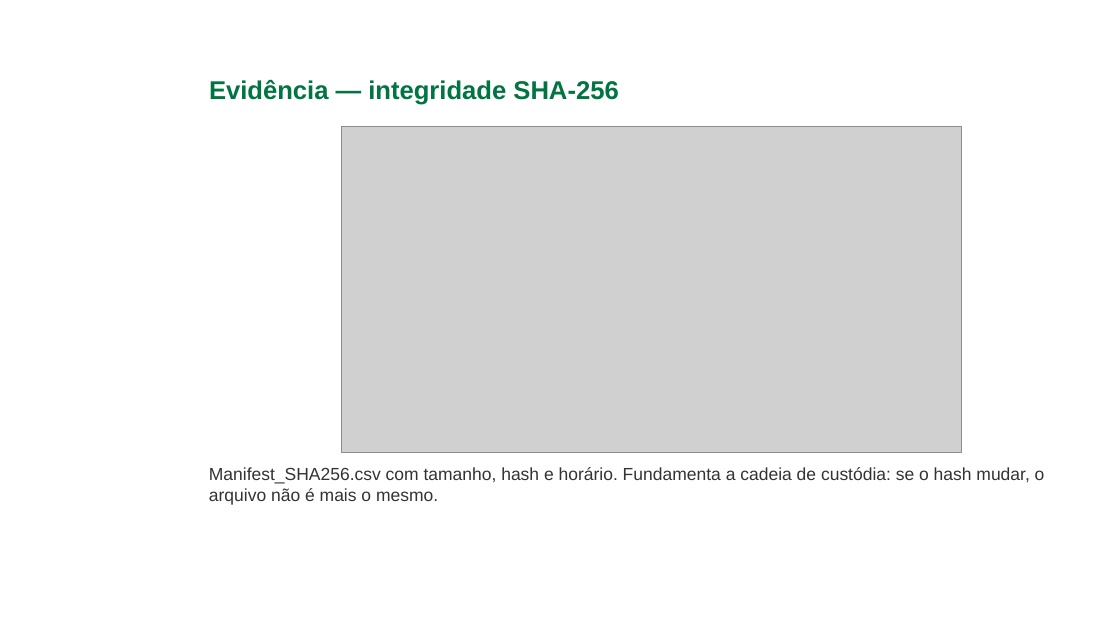
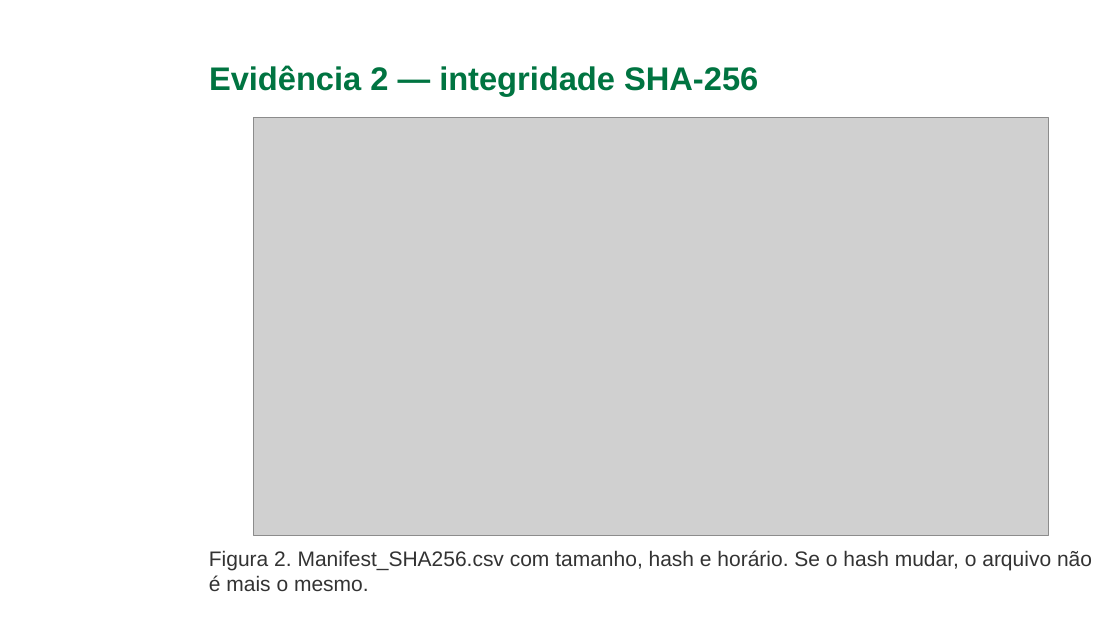
Before and after one commit to gabriellucasalves/Nexus-interprise, a slide deck: slide 18 of docs/caso-techcorp/Nexus_Apresentacao_Caso_TechCorp_Ajustada_Final.pptx (slide 8 before the commit). Drawn at 1120x630 pixels with LibreOffice and Linux fonts; fonts in the diff are those of the drawing; grey boxes stand for pictures; background and template pictures are left out. Boxes give left, top, right and bottom in pixels: in the first picture for what was removed or moved away, otherwise in the second. Text is boxed around its words. In the diff, an @@ line names an element or a change of style, - is before the commit and + after.

```diff
--- a/docs/caso-techcorp/Nexus_Apresentacao_Caso_TechCorp_Ajustada_Final.pptx
+++ b/docs/caso-techcorp/Nexus_Apresentacao_Caso_TechCorp_Ajustada_Final.pptx
@@ title at [209,65,758,96]: text changed; size 22 to 28 pt @@
-Evidência — integridade SHA-256
+Evidência 2 — integridade SHA-256
@@ picture: place and size @@
-picture at [341,127,961,453]
+picture at [254,118,1049,536]
@@ text at [209,550,1092,591]: text changed; size 15 to 18 pt @@
-Manifest_SHA256.csv com tamanho, hash e horário. Fundamenta a cadeia de custódia: se o hash mudar, o arquivo não é mais o mesmo.
+Figura 2. Manifest_SHA256.csv com tamanho, hash e horário. Se o hash mudar, o arquivo não é mais o mesmo.
```
Also in this commit, not shown: 27 other slides changed, 13 slides added, 2 slides removed, 1 other file.
